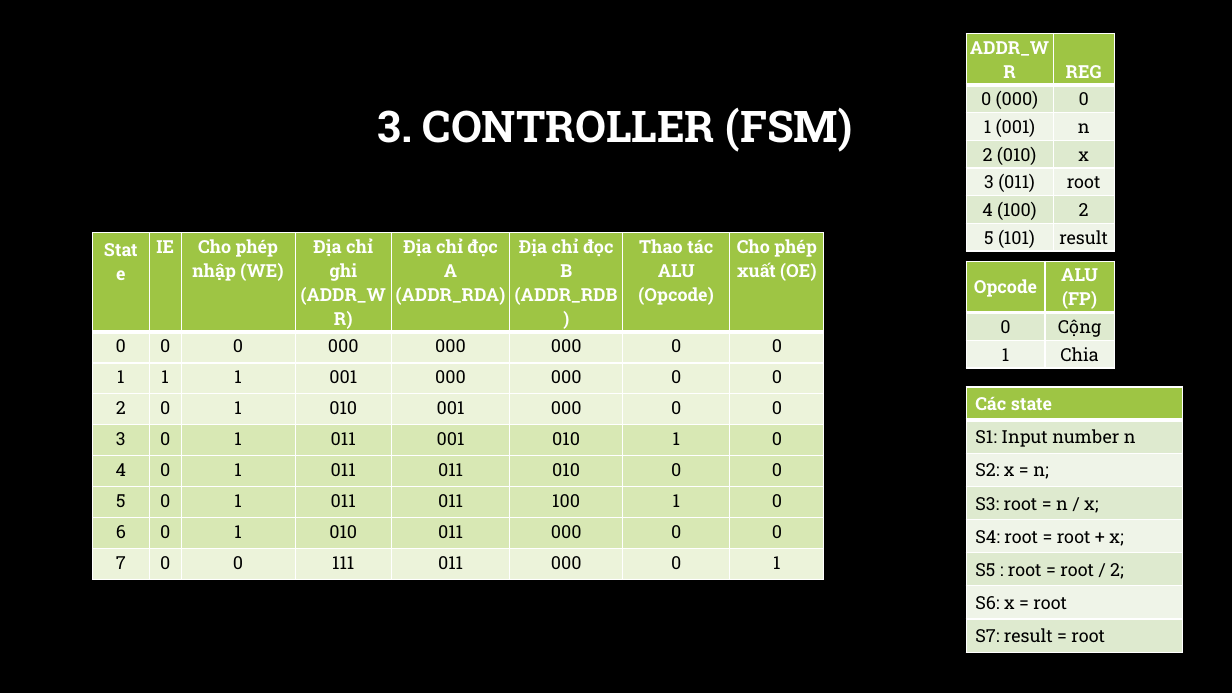
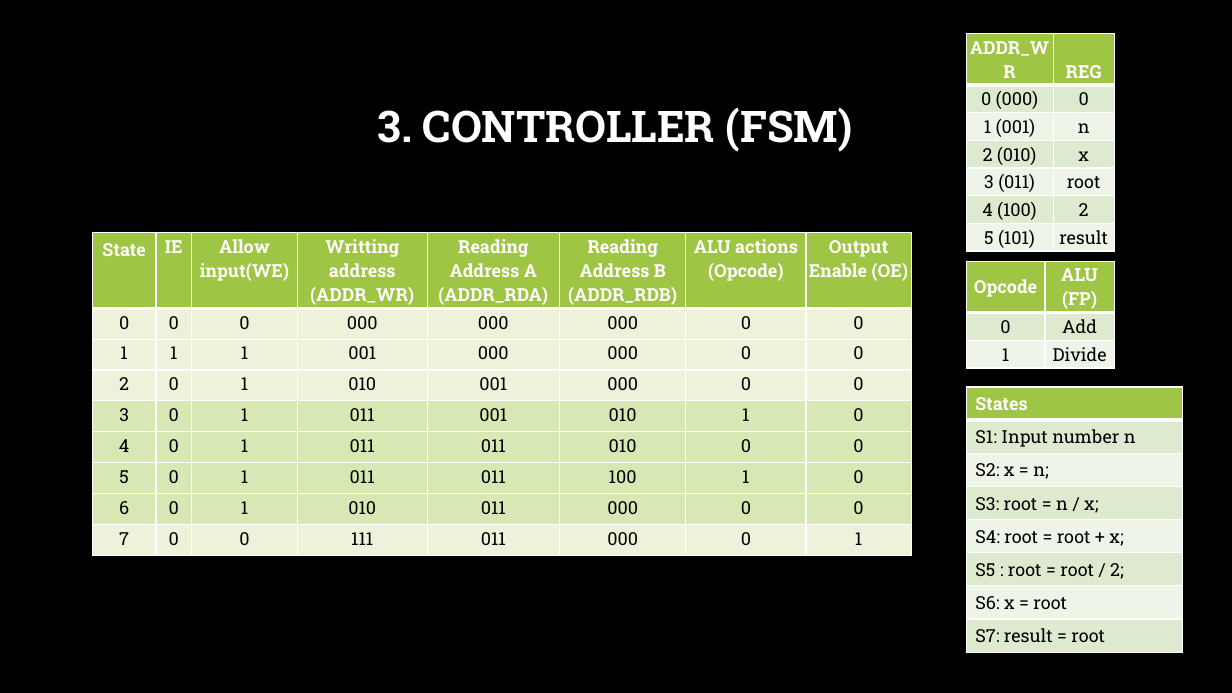
Before and after one commit to hohaicongthuan/Share-To-Other, a slide deck: slide 12 of Group Project/FloatingPointSquareRoot/Floating Point Squareroot.pptx. Drawn at 1232x693 pixels with LibreOffice and Linux fonts; fonts in the diff are those of the drawing; background and template pictures are left out. Boxes give left, top, right and bottom in pixels: in the first picture for what was removed or moved away, otherwise in the second. Text is boxed around its words. In the diff, an @@ line names an element or a change of style, - is before the commit and + after.

```diff
--- a/Group Project/FloatingPointSquareRoot/Floating Point Squareroot.pptx
+++ b/Group Project/FloatingPointSquareRoot/Floating Point Squareroot.pptx
@@ table at (x1=92, y1=233, x2=911, y2=552) @@
-row 1: State | IE | Cho phép nhập (WE) | Địa chỉ ghi (ADDR_WR) | Địa chỉ đọc A (ADDR_RDA) | Địa chỉ đọc B (ADDR_RDB) | Thao tác ALU (Opcode) | Cho phép xuất (OE)
+row 1: State | IE | Allow input(WE) | Writting address (ADDR_WR) | Reading Address A (ADDR_RDA) | Reading Address B (ADDR_RDB) | ALU actions (Opcode) | Output Enable (OE)
@@ table resized from (x1=92, y1=233, x2=824, y2=573) to (x1=92, y1=233, x2=911, y2=552) @@
@@ table at (x1=967, y1=262, x2=1115, y2=365) @@
-row 2, column 2: Cộng
+row 2, column 2: Add
-row 3, column 2: Chia
+row 3, column 2: Divide
@@ table at (x1=967, y1=387, x2=1183, y2=646) @@
-row 1, column 1: Các state
+row 1, column 1: States
```
Also in this commit, not shown: 1 other slide changed.
